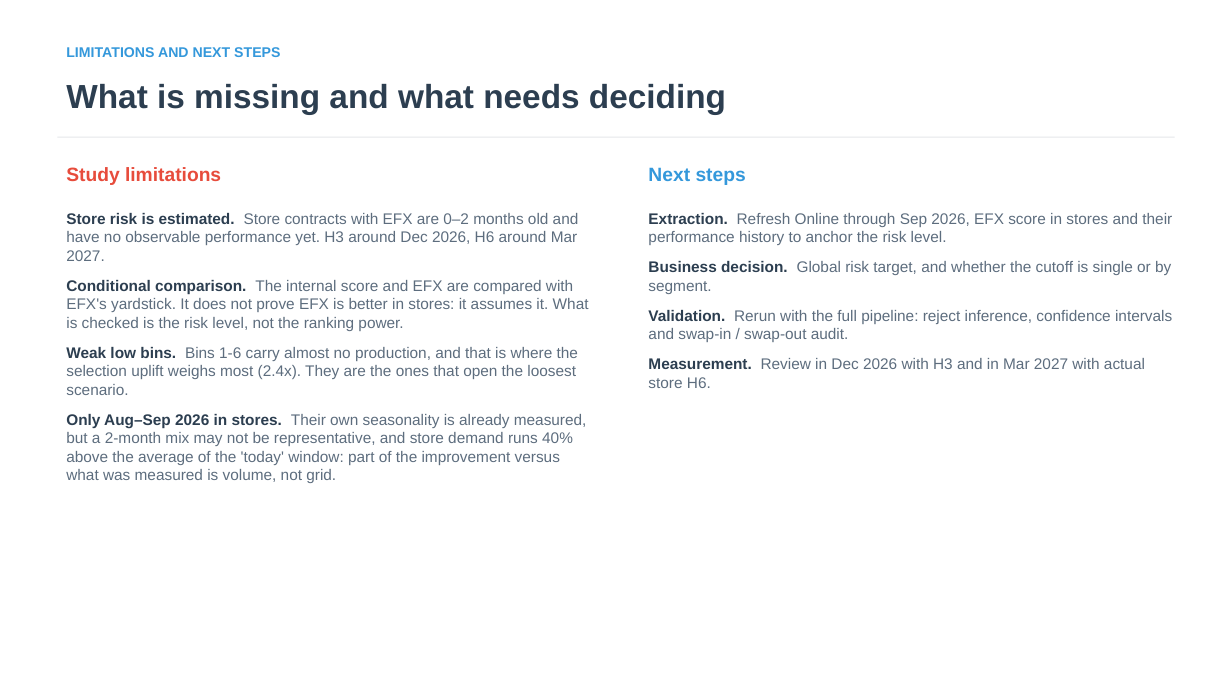
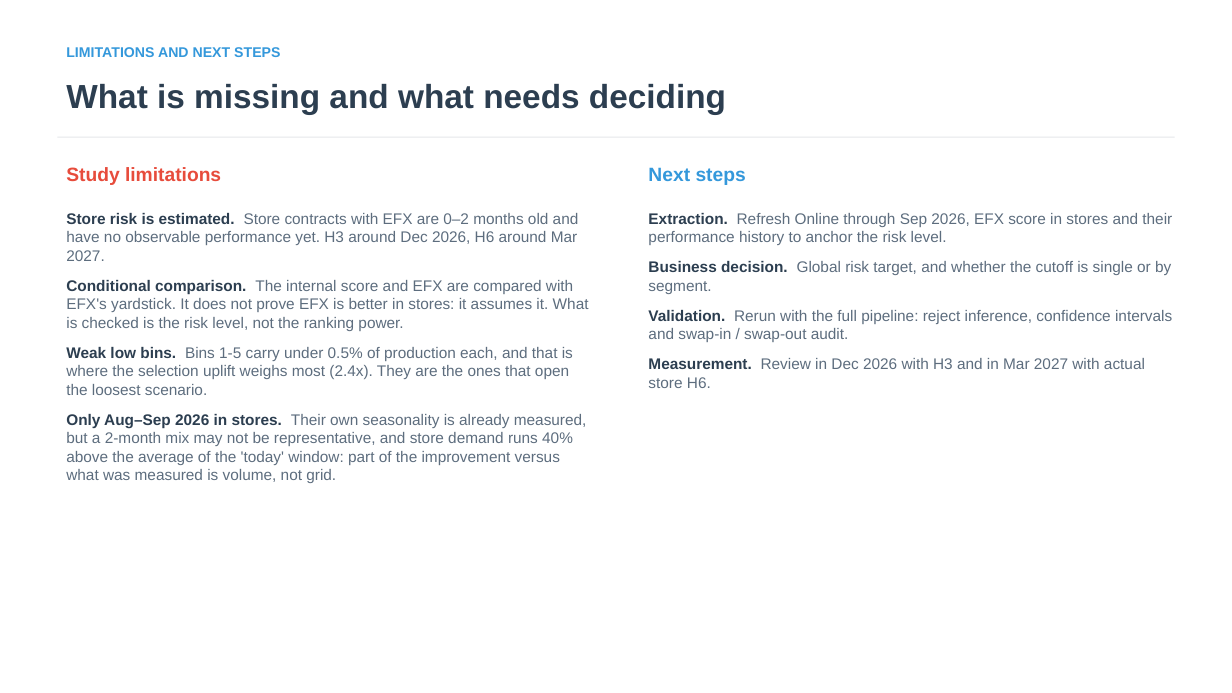
Before and after one commit to iocariz/scoring_tools, a slide deck: slide 13 of output/apple_deck/Apple_EFX_Study.pptx. Drawn at 1232x693 pixels with LibreOffice and Linux fonts; fonts in the diff are those of the drawing. Boxes give left, top, right and bottom in pixels: in the first picture for what was removed or moved away, otherwise in the second. Text is boxed around its words. In the diff, an @@ line names an element or a change of style, - is before the commit and + after.

```diff
--- a/output/apple_deck/Apple_EFX_Study.pptx
+++ b/output/apple_deck/Apple_EFX_Study.pptx
@@ text at (x1=66, y1=347, x2=573, y2=395): text changed @@
-Weak low bins. Bins 1-6 carry almost no production, and that is where the selection uplift weighs most (2.4x). They are the ones that open the loosest scenario.
+Weak low bins. Bins 1-5 carry under 0.5% of production each, and that is where the selection uplift weighs most (2.4x). They are the ones that open the loosest scenario.
```
Also in this commit, not shown: 3 other slides changed, 5 other files.
